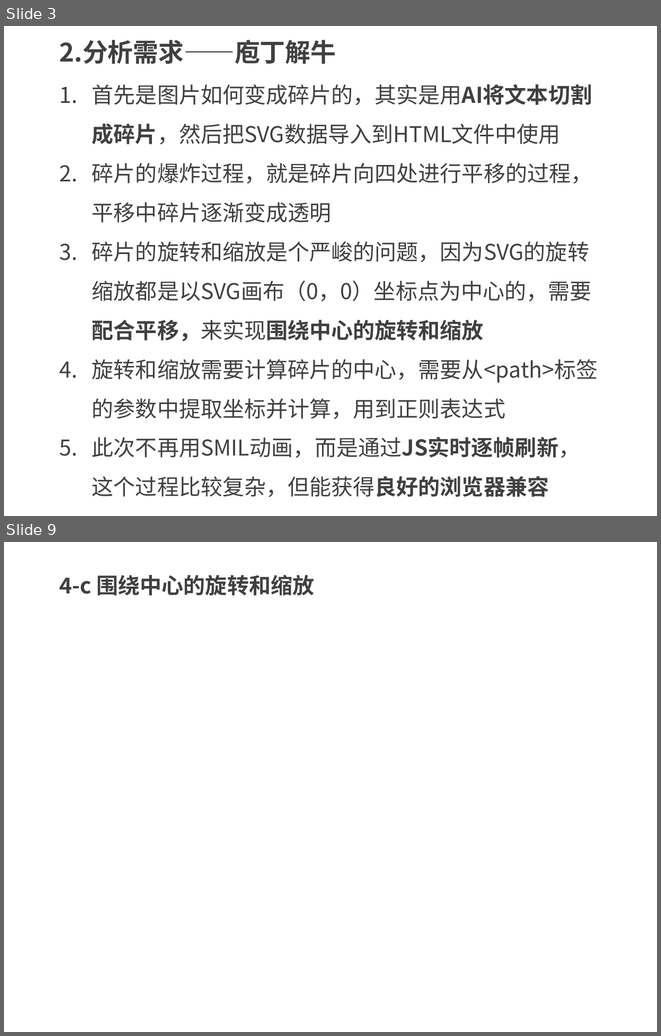
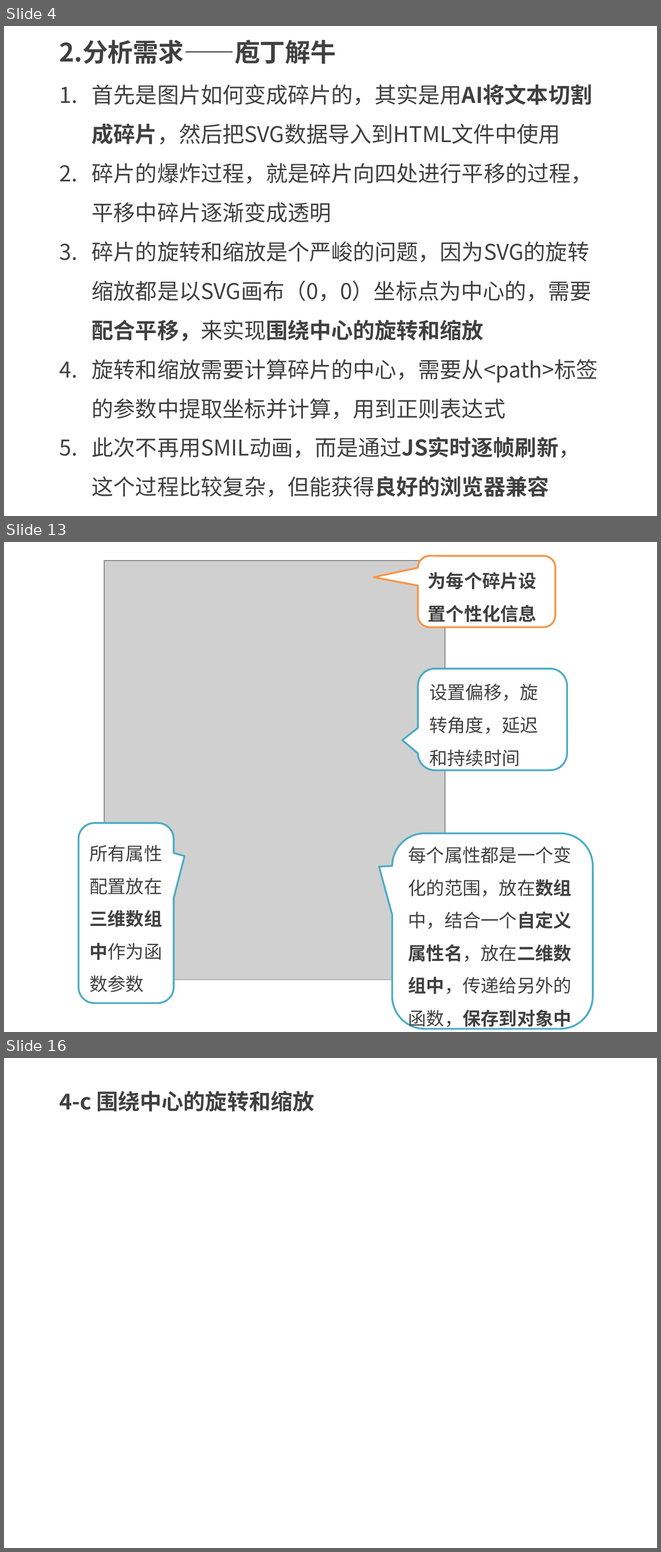
Before and after one commit to kong66/webAni, a slide deck: 20-svg-explode/20.pptx. Shown one above the other, each under a label of ours: slides 3 and 9 before the commit, slides 4, 13 and 16 after it; the slides between them are not shown. The pictures are 661x1036 and 661x1552 pixels, drawn with LibreOffice and Linux fonts; fonts in the diff are those of the drawing; grey boxes stand for pictures. Boxes give left, top, right and bottom in pixels: in the first picture for what was removed or moved away, otherwise in the second. Text is boxed around its words. In the diff, an @@ line names an element or a change of style, - is before the commit and + after.

```diff
--- a/20-svg-explode/20.pptx
+++ b/20-svg-explode/20.pptx
@@ slide 13 added at (4,542,657,1032), background #FFFFFF @@
@@ rounded speech box added at (418,556,555,627), fill #FFFFFF, outline #F79646 2 pt, 20 pt, text #404040, bold @@
+为每个碎片设置个性化信息
@@ picture added at (105,561,445,980) @@
@@ rounded speech box added at (418,669,567,770), fill #FFFFFF, outline #4BACC6 2 pt, 20 pt, text #404040 @@
+设置偏移，旋转角度，延迟和持续时间
@@ rounded speech box added at (78,823,174,1003), fill #FFFFFF, outline #4BACC6 2 pt, 20 pt, text #404040 @@
+所有属性配置放在三维数组中作为函数参数
@@ rounded speech box added at (392,833,592,1029), fill #FFFFFF, outline #4BACC6 2 pt, 20 pt, text #404040 @@
+每个属性都是一个变化的范围，放在数组中，结合一个自定义属性名，放在二维数组中，传递给另外的函数，保存到对象中
@@ what was slide 3 is now slide 4 @@
@@ what was slide 9 is now slide 16 @@
```
Also in this commit, not shown: 6 slides changed, 8 other slides added, 1 slide removed, 6 other files.
